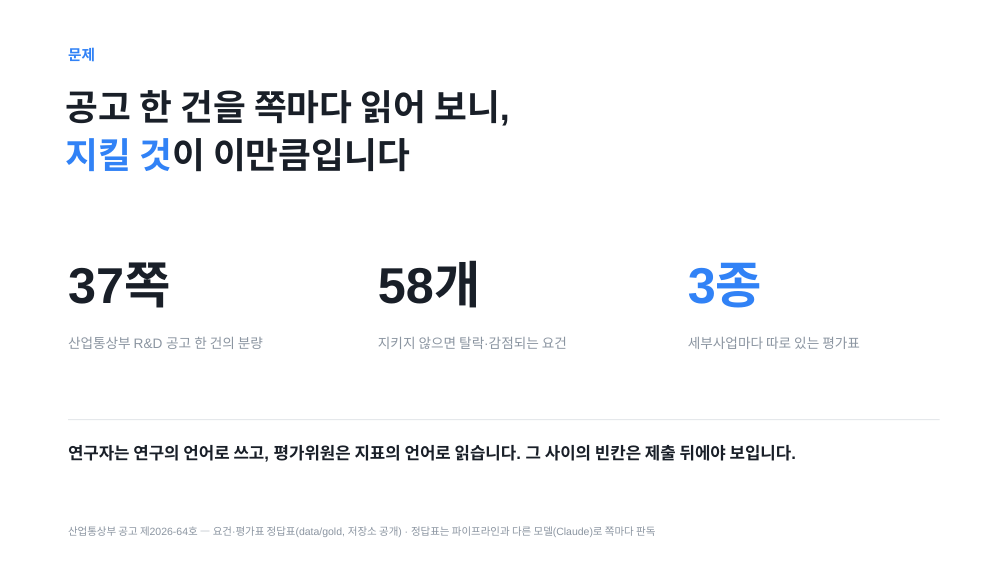
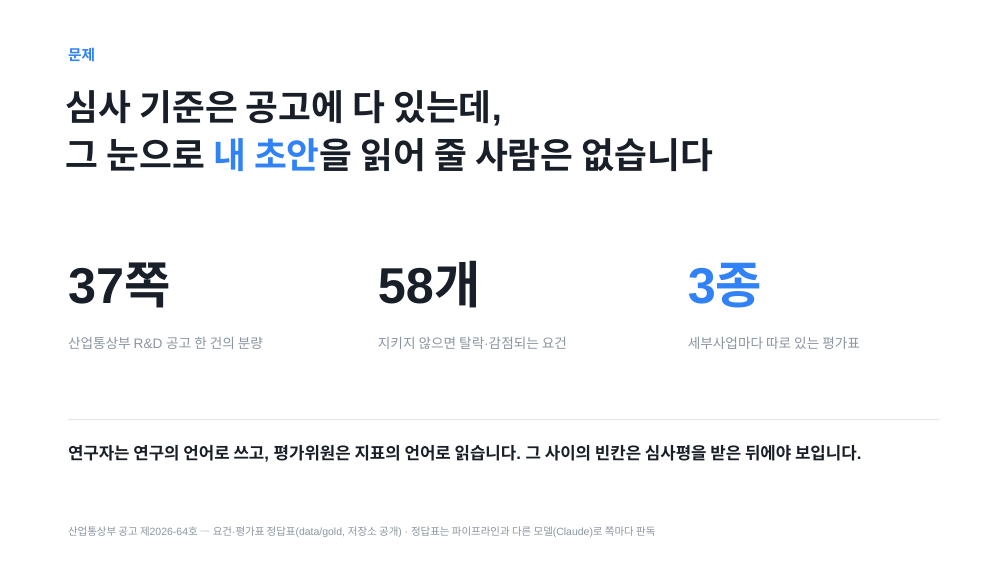
Before and after one commit to Ryugi62/rfp-to-fit, a slide deck: slide 2 of deliver/deck/RFP-to-Fit_루미아.pptx. Drawn at 1008x567 pixels with LibreOffice and Linux fonts; fonts in the diff are those of the drawing. Boxes give left, top, right and bottom in pixels: in the first picture for what was removed or moved away, otherwise in the second. Text is boxed around its words. In the diff, an @@ line names an element or a change of style, - is before the commit and + after.

```diff
--- a/deliver/deck/RFP-to-Fit_루미아.pptx
+++ b/deliver/deck/RFP-to-Fit_루미아.pptx
@@ text at bbox=[66, 90, 713, 172]: text changed @@
-공고 한 건을 쪽마다 읽어 보니,
-지킬 것이 이만큼입니다
+심사 기준은 공고에 다 있는데,
+그 눈으로 내 초안을 읽어 줄 사람은 없습니다
@@ text at bbox=[68, 445, 861, 462]: text changed @@
-연구자는 연구의 언어로 쓰고, 평가위원은 지표의 언어로 읽습니다. 그 사이의 빈칸은 제출 뒤에야 보입니다.
+연구자는 연구의 언어로 쓰고, 평가위원은 지표의 언어로 읽습니다. 그 사이의 빈칸은 심사평을 받은 뒤에야 보입니다.
```
Also in this commit, not shown: 1 other slide changed, 5 other files.
